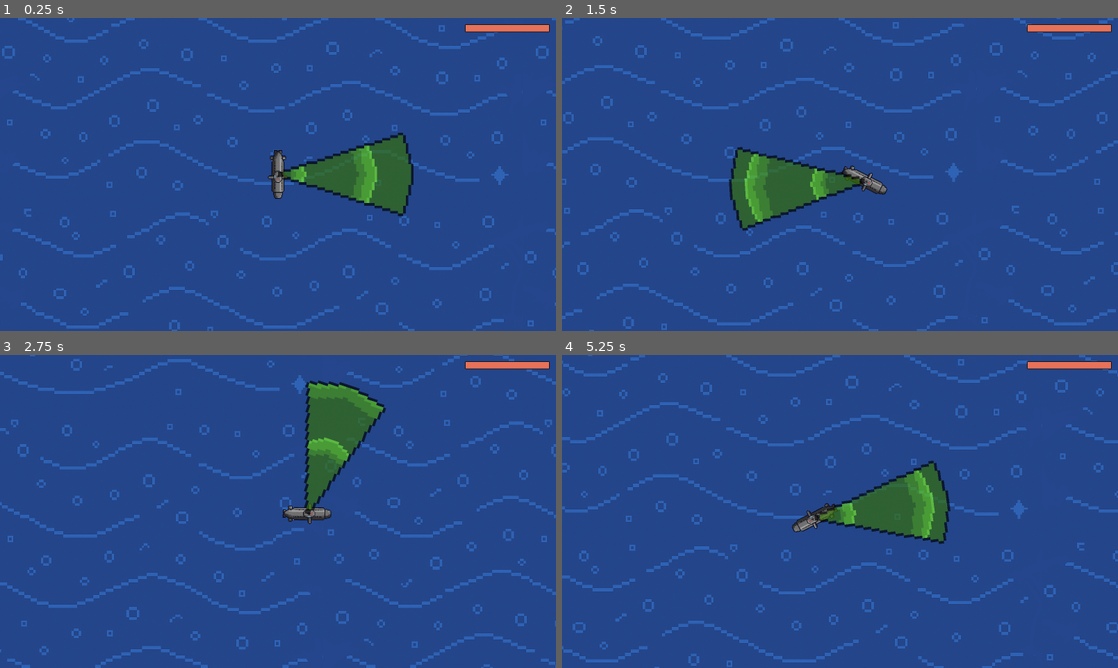
Above: before the commit, frames 1-4 (two rows, left to right).
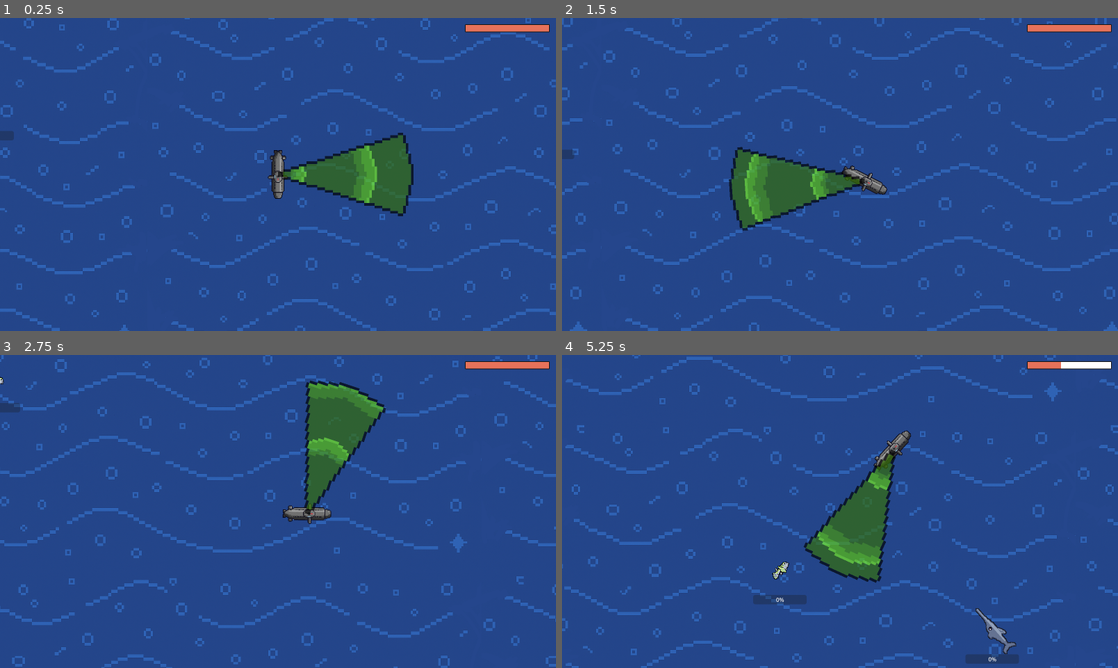
Above: after the commit, the same moments.

Repository: AbuHarambe/Deepsea_Invaders
Game: Godot game, scene res://Scenes/main.tscn
Same seed, same stepped clock (60 frames per second), same inputs: the game is played once before the commit and once after it. This scene is started directly instead of the project's main scene. The engine's default icon, where the game draws it, is replaced by a stand-in: a white triangle on a blue panel in a dark square.
Inputs (mouse positions are in pixels of both pictures, inside the frame that each line leads up to):
- Up to frame 1 (0.25 s): no input
- Up to frame 2 (1.5 s): move the mouse to (962, 158) at 0.52 s; hold D (Right) 0.53-1.28 s; click (962, 158) at 0.67 s; move the mouse to (728, 190) at 1.27 s; hold S (Down) from 1.28 s (still down)
- Up to frame 3 (2.75 s): move the mouse to (333, 442) at 2.02 s; release S (Down) at 2.03 s; hold D (Right) from 2.03 s (still down)
- Up to frame 4 (5.25 s): move the mouse to (812, 574) at 2.77 s; release D (Right) at 2.78 s; hold W (Up) 2.78-3.53 s; click (812, 574) at 2.92 s; move the mouse to (1006, 558) at 3.52 s; hold A (Left) 3.53-5.03 s; move the mouse to (673, 464) at 4.27 s; move the mouse to (867, 511) at 5.02 s; hold S (Down) from 5.03 s (still down); click (867, 511) at 5.17 s

The runs differ from the first frame. In frame 1, 11% of the frame differs, in the area x 0-100%, y 0-100%; in frame 2, 11%; in frame 3, 10%; in frame 4, 17%.

Commit message:
Enemy Spawner and Knockback
Enemy Spawner works now
Knockback still needs cooldown timer to fix massive speed bugs

Diff:
--- a/Entities/Enemys/Barracuda_Sniper.tscn
+++ b/Entities/Enemies/Barracuda_Sniper.tscn
@@ -1,7 +1,8 @@
-[gd_scene load_steps=5 format=3 uid="uid://r36rk7hmid4c"]
+[gd_scene load_steps=6 format=3 uid="uid://r36rk7hmid4c"]
 
 [ext_resource type="PackedScene" uid="uid://bql5gie2os6e0" path="res://Entities/Bars/scan_progress_bar.tscn" id="1_0wgdi"]
 [ext_resource type="Script" uid="uid://iq1hfkjvaawf" path="res://Entities/Templates/EnemySniper.gd" id="1_ah7v0"]
+[ext_resource type="PackedScene" uid="uid://bflshfviyycqv" path="res://Entities/Templates/Projectile.tscn" id="2_tq2f7"]
 [ext_resource type="Texture2D" uid="uid://0ha2wj16x5vf" path="res://Assets/Visual/Blubblubs/Barracuda_Sniper.png" id="2_x7f8r"]
 
 [sub_resource type="CapsuleShape2D" id="CapsuleShape2D_x7f8r"]
@@ -12,6 +13,7 @@
 collision_layer = 4
 collision_mask = 17
 script = ExtResource("1_ah7v0")
+ammo_scene = ExtResource("2_tq2f7")
 
 [node name="ScanProgressBar" parent="." instance=ExtResource("1_0wgdi")]
 offset_left = -80.0
--- a/Entities/Enemys/MahiMahi_Rapidfire.tscn
+++ b/Entities/Enemies/MahiMahi_Rapidfire.tscn
@@ -9,13 +9,13 @@
 radius = 26.0
 height = 132.0
 
-[node name="MahiMahiRapidfire" type="CharacterBody2D"]
+[node name="MahiMahiRapidfire" type="CharacterBody2D" groups=["enemies"]]
 collision_layer = 4
 collision_mask = 17
 script = ExtResource("1_1lw2y")
 ammo_scene = ExtResource("2_hrd1t")
 
-[node name="ScanProgressBar" parent="." groups=["enemies"] instance=ExtResource("3_crf71")]
+[node name="ScanProgressBar" parent="." instance=ExtResource("3_crf71")]
 offset_left = -80.0
 offset_top = 72.0
 offset_right = 74.0
--- a/Entities/Enemys/Pufferfish_Tank.tscn
+++ b/Entities/Enemies/Pufferfish_Tank.tscn
@@ -8,7 +8,7 @@
 radius = 12.0
 height = 62.0
 
-[node name="PufferfishTank" type="CharacterBody2D"]
+[node name="PufferfishTank" type="CharacterBody2D" groups=["enemies"]]
 collision_layer = 4
 collision_mask = 9
 script = ExtResource("1_0pk5r")
--- a/Entities/Player/player.gd
+++ b/Entities/Player/player.gd
@@ -46,6 +46,7 @@
 		var target_velocity = input_direction * speed
 		# Use move_toward to move current velocity towards target velocity
 		velocity = velocity.move_toward(target_velocity, acceleration * delta)
+		print("PLAYER global:", global_position)
 	else:
 		# Player is NOT providing input: Apply friction (gradual deceleration)
 		# Use move_toward to move velocity toward Vector2.ZERO
@@ -118,3 +119,13 @@
 func take_damage (dmg):
 	current_health = current_health - dmg
 	health_bar.set_health(current_health)
+
+func take_knockback(activator: CharacterBody2D, strength: float, max_knockback_speed := 1200.0) -> void:
+	if not is_instance_valid(activator):
+		return
+
+	var knockback_dir := (global_position - activator.global_position).normalized()
+	velocity += knockback_dir * strength
+
+	if velocity.length() > max_knockback_speed:
+		velocity = velocity.normalized() * max_knockback_speed
--- a/Entities/Templates/EnemyAssassin.gd
+++ b/Entities/Templates/EnemyAssassin.gd
@@ -7,6 +7,7 @@
 @export var attack_range: float = 150.0
 @export var attack_cooldown: float = 2.0
 
+@export var knockback_force: float = 500.0
 var is_attacking: bool = false
 var attack_timer: float = 0.0
 
@@ -49,3 +50,21 @@
 	velocity = Vector2.ZERO
 	is_attacking = false
 	attack_timer = attack_cooldown
+
+func _handle_specific_collision():
+	for i in range(get_slide_collision_count()):
+		var collision = get_slide_collision(i)
+		var hit_body = collision.get_collider()
+
+		if hit_body.is_in_group("player_group"):
+			# Schaden machen (nutzt 'damage' aus Base)
+			if hit_body.has_method("take_damage"):
+				hit_body.take_damage(damage)
+
+			# RÜCKSTOSS: Wenn der Spieler eine Velocity hat oder eine Funktion dafür
+			if hit_body is CharacterBody2D:
+				var knockback_dir = (hit_body.global_position - global_position).normalized()
+				# Angenommen der Player hat eine Variable 'velocity' oder function 'apply_knockback'
+				# Hier ein einfacher direkter Push, falls dein Player das zulässt:
+				hit_body.velocity += knockback_dir * knockback_force
+			return
--- a/Entities/Templates/StandardAoEBullet.tscn
+++ b/Entities/Templates/StandardAoEBullet.tscn
@@ -2,9 +2,10 @@
 
 [ext_resource type="Script" uid="uid://cmh1dibpv68jj" path="res://Entities/Templates/StandardAoEBullet.gd" id="1_n58or"]
 [ext_resource type="PackedScene" uid="uid://dm2foiwnb06tc" path="res://Entities/Templates/Explosion.tscn" id="2_ev3k2"]
-[ext_resource type="Texture2D" uid="uid://bjhdtsjvr6wry" path="res://Assets/Visual/icon.svg" id="3_f0kek"]
+[ext_resource type="Texture2D" uid="uid://c7fsal53ggeib" path="res://Assets/Visual/Bubble.png" id="3_f0kek"]
 
 [sub_resource type="CircleShape2D" id="CircleShape2D_lsvk7"]
+radius = 96.0
 
 [node name="StandardAoEBullet" type="Area2D"]
 collision_layer = 16
@@ -16,6 +17,7 @@
 shape = SubResource("CircleShape2D_lsvk7")
 
 [node name="Sprite2D" type="Sprite2D" parent="."]
+scale = Vector2(3, 3)
 texture = ExtResource("3_f0kek")
 
 [connection signal="body_entered" from="." to="." method="_on_body_entered"]
--- a/Entities/Templates/base_melee_blubblub.gd
+++ b/Entities/Templates/base_melee_blubblub.gd
@@ -57,8 +57,6 @@
 	# 3c. MOVEMENT EXECUTION & ROTATION
 	_apply_rotation(delta)
 	move_and_slide()
-
-	global_position.y = max(global_position.y, WorldData.MAX_DEPTH_Y)
 
 	# 3d. COLLISION CHECK
 	if get_slide_collision_count() > 0:
--- a/Entities/Templates/base_ranged_blubblub.gd
+++ b/Entities/Templates/base_ranged_blubblub.gd
@@ -58,8 +58,6 @@
 	# 3c. MOVEMENT EXECUTION & ROTATION
 	_apply_rotation(delta)
 	move_and_slide()
-
-	global_position.y = max(global_position.y, WorldData.MAX_DEPTH_Y)
 
 	# 3d. COLLISION CHECK
 	if get_slide_collision_count() > 0:
--- a/Scenes/main.tscn
+++ b/Scenes/main.tscn
@@ -4,43 +4,46 @@
 [ext_resource type="Script" uid="uid://dc4utg2h24prv" path="res://Scripts/main.gd" id="1_jjvhh"]
 [ext_resource type="PackedScene" uid="uid://c38uipep74dgj" path="res://Scenes/background.tscn" id="2_ynf5e"]
 [ext_resource type="PackedScene" uid="uid://dj1shnag1egsc" path="res://Entities/Bars/health_bar.tscn" id="3_8gbba"]
-[ext_resource type="PackedScene" uid="uid://dt1xkib48mtxs" path="res://Entities/Enemys/Clownfish_Rapidfire.tscn" id="3_344ge"]
+[ext_resource type="PackedScene" uid="uid://dt1xkib48mtxs" path="res://Entities/Enemies/Clownfish_Rapidfire.tscn" id="3_344ge"]
 [ext_resource type="PackedScene" uid="uid://b27c1emc1wd2s" path="res://Scenes/enemy_spawner.tscn" id="4_6bp64"]
 [ext_resource type="PackedScene" uid="uid://t0cyx3fnd5y3" path="res://Scenes/wall.tscn" id="4_21xkr"]
-[ext_resource type="PackedScene" uid="uid://r36rk7hmid4c" path="res://Entities/Enemys/Barracuda_Sniper.tscn" id="5_6bp64"]
-[ext_resource type="PackedScene" uid="uid://dsyn54yxcb8n1" path="res://Entities/Enemys/Pufferfish_Tank.tscn" id="6_6iyac"]
+[ext_resource type="PackedScene" uid="uid://r36rk7hmid4c" path="res://Entities/Enemies/Barracuda_Sniper.tscn" id="5_6bp64"]
+[ext_resource type="PackedScene" uid="uid://dsyn54yxcb8n1" path="res://Entities/Enemies/Pufferfish_Tank.tscn" id="6_6iyac"]
 [ext_resource type="PackedScene" uid="uid://bcato4c1m12r2" path="res://Entities/Bars/generic_progress_bar.tscn" id="6_21xkr"]
-[ext_resource type="PackedScene" uid="uid://cl4pgawjyxh5q" path="res://Entities/Enemys/Parrot_Assasin.tscn" id="7_fdnlq"]
-[ext_resource type="PackedScene" uid="uid://boh088qdnu8et" path="res://Entities/Enemys/Seahorse_Sniper.tscn" id="8_jkdf5"]
-[ext_resource type="PackedScene" uid="uid://ct0qawatvsold" path="res://Entities/Enemys/Delpin_AOE.tscn" id="9_wsu2k"]
-[ext_resource type="PackedScene" uid="uid://b4e4md161bteq" path="res://Entities/Enemys/Tuna_AOE.tscn" id="10_h1bgf"]
-[ext_resource type="PackedScene" uid="uid://ut7xsb51d7is" path="res://Entities/Enemys/MahiMahi_Rapidfire.tscn" id="11_b3802"]
-[ext_resource type="PackedScene" uid="uid://dss4eu78weyxf" path="res://Entities/Enemys/Swordfish_Assasin.tscn" id="13_fevyy"]
-[ext_resource type="PackedScene" uid="uid://bqfom4p3l35hu" path="res://Entities/Enemys/Turtle_Tank.tscn" id="14_hibaj"]
+[ext_resource type="PackedScene" uid="uid://cl4pgawjyxh5q" path="res://Entities/Enemies/Parrot_Assasin.tscn" id="7_fdnlq"]
+[ext_resource type="PackedScene" uid="uid://boh088qdnu8et" path="res://Entities/Enemies/Seahorse_Sniper.tscn" id="8_jkdf5"]
+[ext_resource type="PackedScene" uid="uid://ct0qawatvsold" path="res://Entities/Enemies/Delpin_AOE.tscn" id="9_wsu2k"]
+[ext_resource type="PackedScene" uid="uid://b4e4md161bteq" path="res://Entities/Enemies/Tuna_AOE.tscn" id="10_h1bgf"]
+[ext_resource type="PackedScene" uid="uid://ut7xsb51d7is" path="res://Entities/Enemies/MahiMahi_Rapidfire.tscn" id="11_b3802"]
+[ext_resource type="PackedScene" uid="uid://dss4eu78weyxf" path="res://Entities/Enemies/Swordfish_Assasin.tscn" id="13_fevyy"]
+[ext_resource type="PackedScene" uid="uid://bqfom4p3l35hu" path="res://Entities/Enemies/Turtle_Tank.tscn" id="14_hibaj"]
 
 [node name="Main" type="Node2D"]
 position = Vector2(264, 792)
 script = ExtResource("1_jjvhh")
 
-[node name="EnemySpawner" parent="." node_paths=PackedStringArray("player_node") instance=ExtResource("4_6bp64")]
-position = Vector2(-1736, -1384)
-player_node = NodePath("../Player")
-ENEMY_POOL_A = Array[PackedScene]([ExtResource("3_344ge"), ExtResource("6_6iyac"), ExtResource("7_fdnlq"), ExtResource("8_jkdf5"), ExtResource("9_wsu2k")])
-ENEMY_POOL_B = Array[PackedScene]([ExtResource("10_h1bgf"), ExtResource("11_b3802"), ExtResource("5_6bp64"), ExtResource("13_fevyy"), ExtResource("14_hibaj")])
-
 [node name="Background" parent="." instance=ExtResource("2_ynf5e")]
 position = Vector2(504, 360)
 follow_node = NodePath("../Player")
 
+[node name="PufferfishTank" parent="." instance=ExtResource("6_6iyac")]
+
 [node name="Player" parent="." groups=["player_group"] instance=ExtResource("1_jjgbg")]
-position = Vector2(-1736, -1384)
+position = Vector2(880, 208)
 collision_mask = 7
+
+[node name="EnemySpawner" parent="Player" instance=ExtResource("4_6bp64")]
+spawn_interval = 3.0
+spawn_min_dist = 600.0
+spawn_max_dist = 700.0
+ENEMY_POOL_A = Array[PackedScene]([ExtResource("3_344ge"), ExtResource("6_6iyac"), ExtResource("7_fdnlq"), ExtResource("8_jkdf5"), ExtResource("9_wsu2k")])
+ENEMY_POOL_B = Array[PackedScene]([ExtResource("10_h1bgf"), ExtResource("11_b3802"), ExtResource("5_6bp64"), ExtResource("13_fevyy"), ExtResource("14_hibaj")])
 
 [node name="GameCamera" type="Camera2D" parent="Player"]
 position_smoothing_enabled = true
 
 [node name="Wall2" parent="." instance=ExtResource("4_21xkr")]
-position = Vector2(7616, -240)
+position = Vector2(7672, -328)
 
 [node name="Wall4" parent="." instance=ExtResource("4_21xkr")]
 position = Vector2(288, -3592)
--- a/Scripts/enemy_spawner.gd
+++ b/Scripts/enemy_spawner.gd
@@ -1,97 +1,42 @@
 extends Node2D
 
-# --- New Limit Property ---
-## Maximum number of enemies allowed on screen at one time.
-@export var MAX_ENEMIES_ON_SCREEN: int = 8
+@export var spawn_interval := 2.0
+@export var spawn_min_dist := 100.0
+@export var spawn_max_dist := 200.0
+@export var MAX_ENEMIES_ON_SCREEN := 8
 
-# --- Editable Properties in the Inspector ---
-@export var DIVIDE_X_POS: float = 500.0
-@export var player_node: Node2D
-@export var spawn_interval: float = 2.0
-
-# --- Enemy Pools ---
 @export var ENEMY_POOL_A: Array[PackedScene] = []
 @export var ENEMY_POOL_B: Array[PackedScene] = []
+@export var DIVIDE_X_POS := 500.0
 
-# --- Internal Variables ---
 var spawn_timer: Timer
 
 func _ready():
-	# 1. Error check for empty pools
-	if ENEMY_POOL_A.is_empty() and ENEMY_POOL_B.is_empty():
-		push_error("Both enemy pools are empty. Spawner will not work.")
-		set_process(false)
+	spawn_timer = Timer.new()
+	spawn_timer.wait_time = spawn_interval
+	spawn_timer.timeout.connect(_on_spawn_timer_timeout)
+	add_child(spawn_timer)
+	spawn_timer.start()
+
+func _on_spawn_timer_timeout():
+	if get_tree().get_nodes_in_group("enemies").size() >= MAX_ENEMIES_ON_SCREEN:
+		return
+	spawn_enemy()
+
+func spawn_enemy():
+	var player := get_parent() as CharacterBody2D
+
+	var pool := ENEMY_POOL_A if player.global_position.x < DIVIDE_X_POS else ENEMY_POOL_B
+	if pool.is_empty():
 		return
 
-	# 2. Set up the spawn timer
-	spawn_timer = Timer.new()
-	add_child(spawn_timer)
-	spawn_timer.wait_time = spawn_interval
-	spawn_timer.one_shot = false
-	spawn_timer.autostart = true
-	spawn_timer.timeout.connect(_on_spawn_timer_timeout)
-	print(spawn_timer.time_left)
+	var enemy = pool.pick_random().instantiate()
+	get_parent().get_parent().add_child(enemy) # add to Main/world
 
-func _on_spawn_timer_timeout():
-	print("timer timeout")
-	if is_instance_valid(player_node):
-
-		# --- NEW: Check the enemy count before spawning ---
-		if get_tree().get_nodes_in_group("enemies").size() >= MAX_ENEMIES_ON_SCREEN:
-			# Stop spawning if the limit is reached
-			print("Enemy limit reached (" + str(MAX_ENEMIES_ON_SCREEN) + "). Stopping spawn for now.")
-			return # Exit the function, skip spawning
-
-		spawn_enemy()
-	else:
-		spawn_timer.stop()
-
-# --- Core Spawning Logic ---
-
-func spawn_enemy():
-	print("trying to spawn enemy")
-	var current_pool: Array[PackedScene] = []
-
-	# [Rest of pool selection logic remains the same]
-	if player_node.global_position.x < DIVIDE_X_POS:
-		current_pool = ENEMY_POOL_A
-	else:
-		current_pool = ENEMY_POOL_B
-
-	if current_pool.is_empty():
-		# Fallback logic...
-		if current_pool == ENEMY_POOL_A and not ENEMY_POOL_B.is_empty():
-			current_pool = ENEMY_POOL_B
-		elif current_pool == ENEMY_POOL_B and not ENEMY_POOL_A.is_empty():
-			current_pool = ENEMY_POOL_A
-		else:
-			print("No enemies available to spawn.")
-			return
-
-	var enemy_scene = current_pool[randi() % current_pool.size()]
-	var enemy_instance = enemy_scene.instantiate()
-	var spawn_pos = determine_spawn_position(player_node.global_position)
-
-	enemy_instance.global_position = spawn_pos
-
-	# ----------------------------------------------------
-	# IMPORTANT: The Enemy MUST be added to the "enemies" Group!
-	# ----------------------------------------------------
-	# NOTE: It is best practice to add the group in the Enemy's scene file,
-	# but we can also do it here for completeness:
-	if not enemy_instance.is_in_group("enemies"):
-		enemy_instance.add_to_group("enemies")
-
-	get_parent().add_child(enemy_instance)
-
-	print("Spawned enemy from pool: " + ("A" if current_pool == ENEMY_POOL_A else "B") +
-		  ". Current count: " + str(get_tree().get_nodes_in_group("enemies").size()))
-
-# --- Utility Function for Spawn Position (Remains the same) ---
+	enemy.global_position = determine_spawn_position(player.global_position)
+	print(enemy.global_position)
 
 func determine_spawn_position(player_pos: Vector2) -> Vector2:
-	var distance = randf_range(800, 1000)
+	var dist = randf_range(spawn_min_dist, spawn_max_dist)
 	var angle = randf() * TAU
-
-	var offset = Vector2(cos(angle), sin(angle)) * distance
-	return player_pos + offset
+	return player_pos + Vector2(cos(angle), sin(angle)) * dist
Renamed: Entities/Enemys/Clownfish_Rapidfire.tscn -> Entities/Enemies/Clownfish_Rapidfire.tscn
Renamed: Entities/Enemys/Delpin_AOE.tscn -> Entities/Enemies/Delpin_AOE.tscn
Renamed: Entities/Enemys/Parrot_Assasin.tscn -> Entities/Enemies/Parrot_Assasin.tscn
Renamed: Entities/Enemys/Seahorse_Sniper.tscn -> Entities/Enemies/Seahorse_Sniper.tscn
Renamed: Entities/Enemys/Swordfish_Assasin.tscn -> Entities/Enemies/Swordfish_Assasin.tscn
Renamed: Entities/Enemys/Tuna_AOE.tscn -> Entities/Enemies/Tuna_AOE.tscn
Renamed: Entities/Enemys/Turtle_Tank.tscn -> Entities/Enemies/Turtle_Tank.tscn
